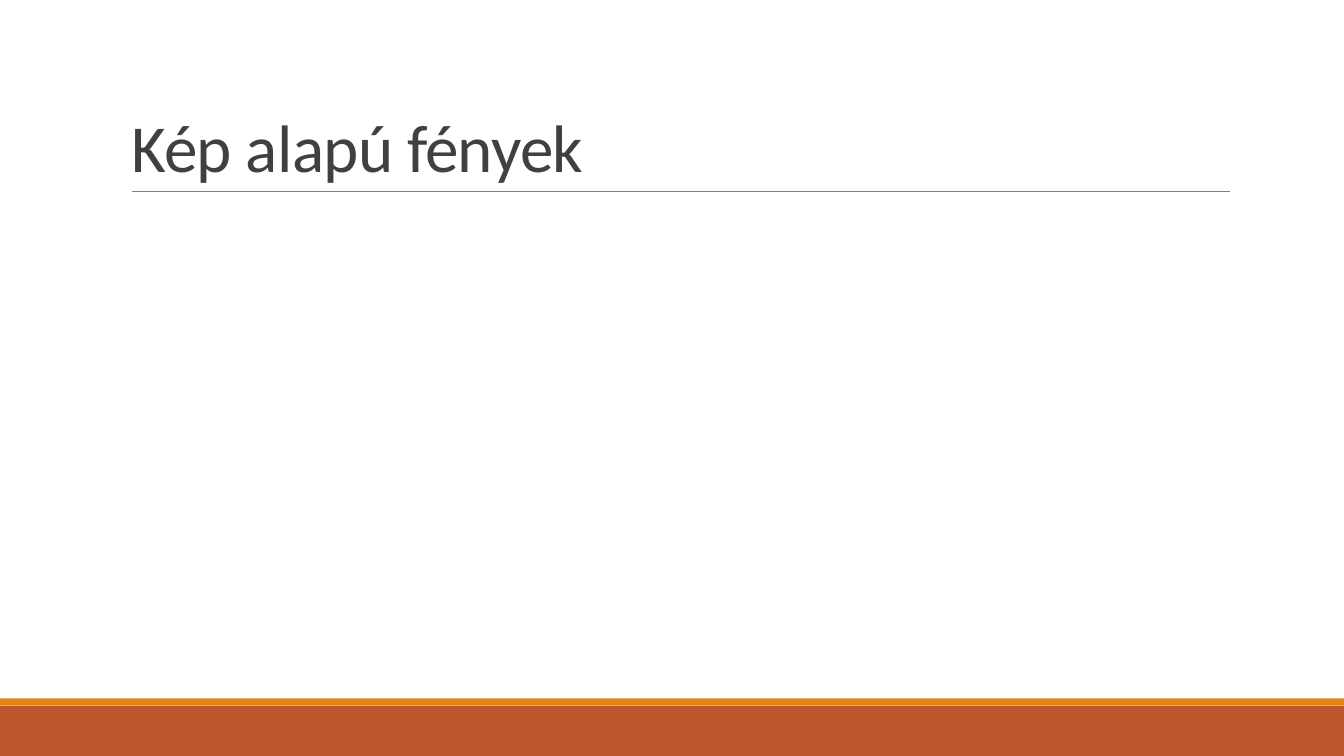
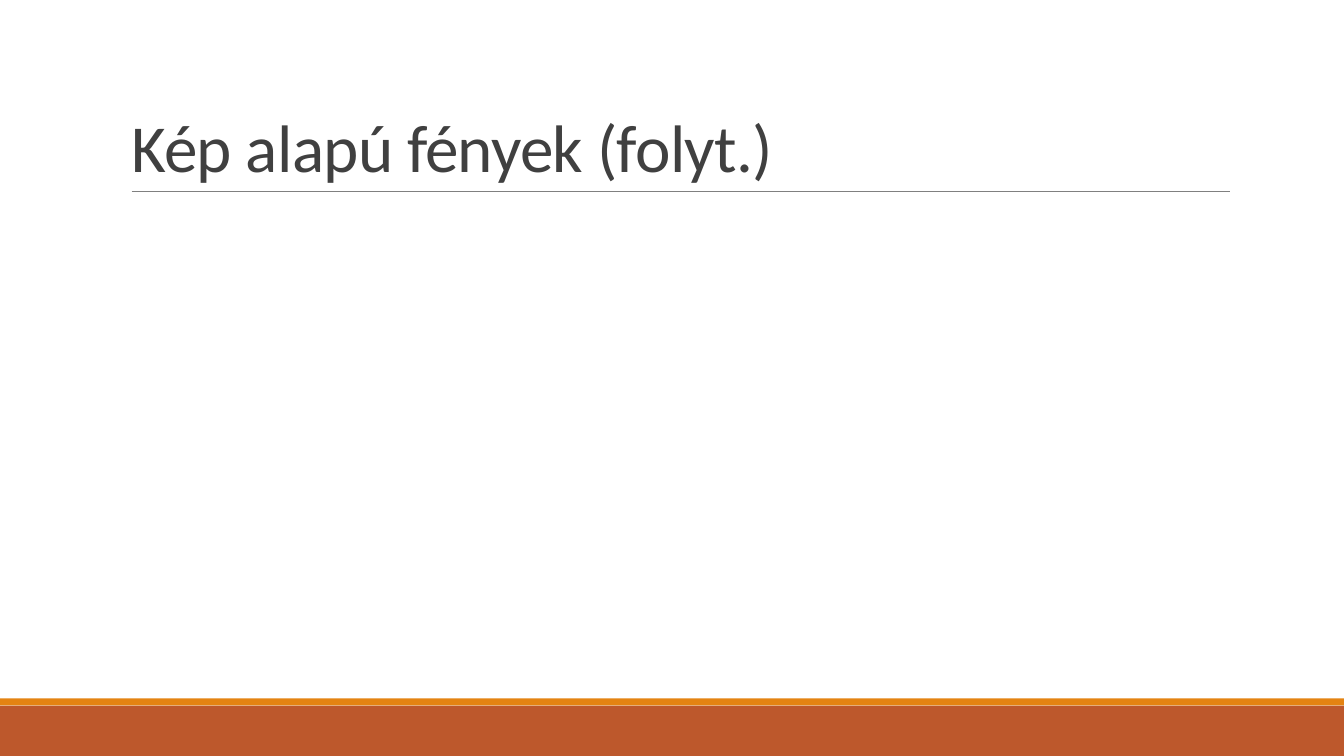
Before and after one commit to asylum2010/Asylum-s-ELTE-Exercises, a slide deck: slide 16 of PBR_EA_01.pptx (slide 15 before the commit). Drawn at 1344x756 pixels with LibreOffice and Linux fonts; fonts in the diff are those of the drawing. Boxes give left, top, right and bottom in pixels: in the first picture for what was removed or moved away, otherwise in the second. Text is boxed around its words. In the diff, an @@ line names an element or a change of style, - is before the commit and + after.

```diff
--- a/PBR_EA_01.pptx
+++ b/PBR_EA_01.pptx
@@ title at (x1=131, y1=123, x2=773, y2=183): text changed @@
-Kép alapú fények
+Kép alapú fények (folyt.)
```
Also in this commit, not shown: 1 other slide changed, 1 slide added, 2 other files.
